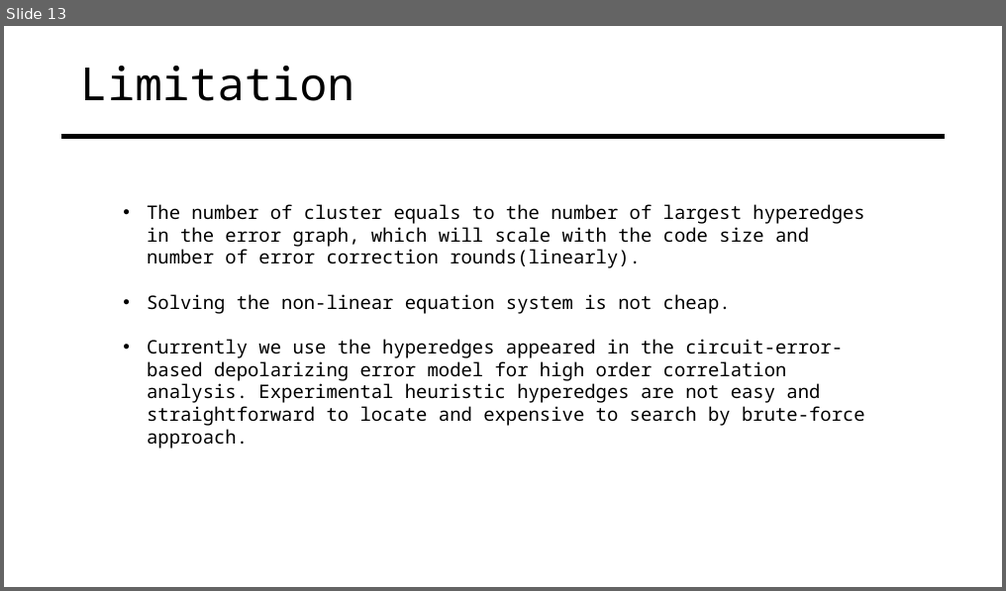
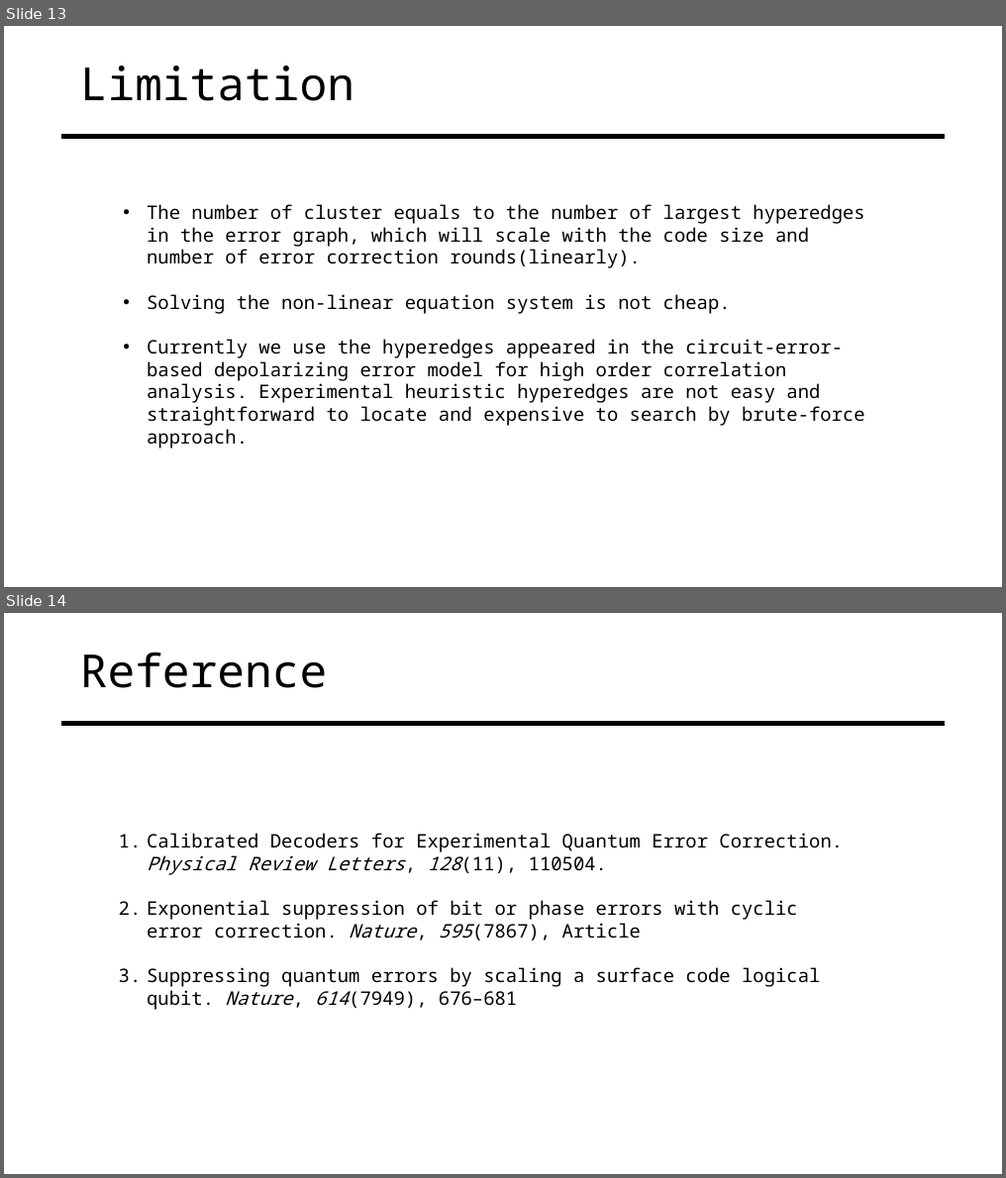
Before and after one commit to inmzhang/correlation, a slide deck: examples/correlation_analysis.pptx. Shown one above the other, each under a label of ours: slide 13 before the commit, slides 13 and 14 after it. The pictures are 1006x591 and 1006x1178 pixels, drawn with LibreOffice and Linux fonts; fonts in the diff are those of the drawing. Boxes give left, top, right and bottom in pixels: in the first picture for what was removed or moved away, otherwise in the second. Text is boxed around its words. In the diff, an @@ line names an element or a change of style, - is before the commit and + after.

Commit message:
Add reference

```diff
--- a/examples/correlation_analysis.pptx
+++ b/examples/correlation_analysis.pptx
@@ slide 14 added at <box>4,613,1002,1174</box>, background #FFFFFF @@
@@ title added at <box>80,652,327,688</box>, 44 pt, text #000000 @@
+Reference
@@ line added from (60, 724) to (945, 724), #000000 4.5 pt @@
@@ text added at <box>147,833,843,1010</box>, 18 pt, text #000000 @@
+1. Calibrated Decoders for Experimental Quantum Error Correction. Physical Review Letters, 128(11), 110504.
+2. Exponential suppression of bit or phase errors with cyclic error correction. Nature, 595(7867), Article
+3. Suppressing quantum errors by scaling a surface code logical qubit. Nature, 614(7949), 676–681
```
